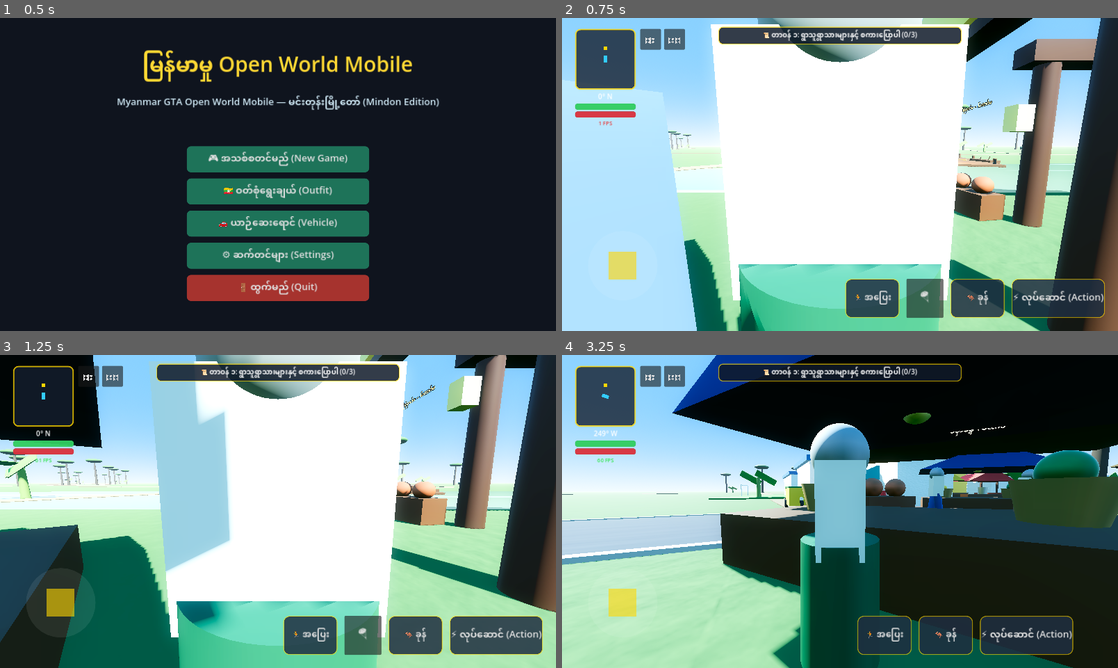
Above: before the commit, frames 1-4 (two rows, left to right).
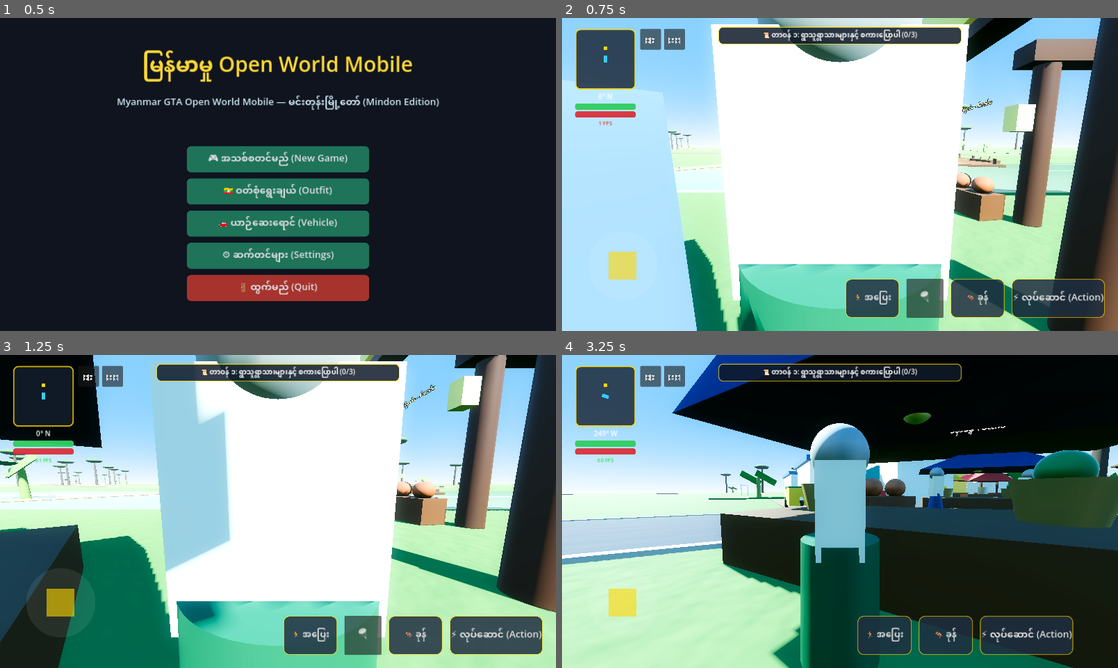
Above: after the commit, the same moments.

Repository: sudohlaingwin/gta-open-world
Game: Godot game, scene res://scenes/main_menu.tscn
Two runs of this game, one before a commit and one after it. Both use one fixed random seed, a clock stepped at 60 frames per second and the inputs below.
Inputs (mouse positions are in pixels of both pictures, inside the frame that each line leads up to):
- Up to frame 1 (0.5 s): no input
- Up to frame 2 (0.75 s): click "🎮 အသစ်စတင်မည် (New Game)" at 0.5 s
- Up to frame 3 (1.25 s): no input
- Up to frame 4 (3.25 s): drag from (628, 611) to (895, 442) at 1.27 s; drag from (728, 527) to (812, 574) at 2.02 s; move the mouse to (895, 442) at 2.77 s; hold Right (ui_right) from 2.78 s (still down); hold Ctrl from 2.78 s (still down)

Frame 1 is identical in both runs. In frame 2, 0.1% of the frame differs, in the area x 28-91%, y 64-100%; in frame 3, 0.2%; in frame 4, 1.7%, in the area x 0-43%, y 62-100%.

Commit message:
Slice 197: Open-world terrain multi-octave normal relief & luminescent fireflies overhaul

Diff:
--- a/scenes/village_fireflies.tscn
+++ b/scenes/village_fireflies.tscn
@@ -12,13 +12,16 @@
 gravity = Vector3(0, 0.05, 0)
 
 [sub_resource type="StandardMaterial3D" id="StandardMaterial3D_glow"]
-shading_mode = 0
-albedo_color = Color(0.9, 1.0, 0.3, 1)
+blend_mode = 1
+albedo_color = Color(0.92, 1.0, 0.35, 1)
+emission_enabled = true
+emission = Color(0.88, 1.0, 0.30, 1)
+emission_energy_multiplier = 4.2
 
 [sub_resource type="SphereMesh" id="SphereMesh_particle"]
 material = SubResource("StandardMaterial3D_glow")
-radius = 0.12
-height = 0.24
+radius = 0.14
+height = 0.28
 
 [node name="VillageFireflies" type="GPUParticles3D"]
 script = ExtResource("1_fireflies")
--- a/scripts/world.gd
+++ b/scripts/world.gd
@@ -36,19 +36,22 @@
 		if ground_mesh_inst:
 			var pbr_ground_mat = StandardMaterial3D.new()
 			# Authentic Southeast Asian rural earth & lush tropical grass blend
-			pbr_ground_mat.albedo_color = Color(0.26, 0.38, 0.18, 1.0)
-			pbr_ground_mat.roughness = 0.92
-			pbr_ground_mat.metallic = 0.05
+			pbr_ground_mat.albedo_color = Color(0.28, 0.42, 0.18, 1.0)
+			pbr_ground_mat.roughness = 0.88
+			pbr_ground_mat.metallic = 0.02
+			pbr_ground_mat.specular = 0.25
 			var ground_noise = FastNoiseLite.new()
 			ground_noise.noise_type = FastNoiseLite.TYPE_SIMPLEX
-			ground_noise.frequency = 0.04
+			ground_noise.frequency = 0.035
+			ground_noise.fractal_octaves = 3
+			ground_noise.fractal_gain = 0.5
 			var g_tex = NoiseTexture2D.new()
 			g_tex.noise = ground_noise
 			g_tex.as_normal_map = true
-			g_tex.bump_strength = 1.2
+			g_tex.bump_strength = 1.4
 			pbr_ground_mat.normal_enabled = true
 			pbr_ground_mat.normal_texture = g_tex
-			pbr_ground_mat.uv1_scale = Vector3(250.0, 250.0, 250.0)
+			pbr_ground_mat.uv1_scale = Vector3(320.0, 320.0, 320.0)
 			ground_mesh_inst.set_surface_override_material(0, pbr_ground_mat)
 
 func _process(_delta: float) -> void:
Not shown, changed: COLLAB.md
